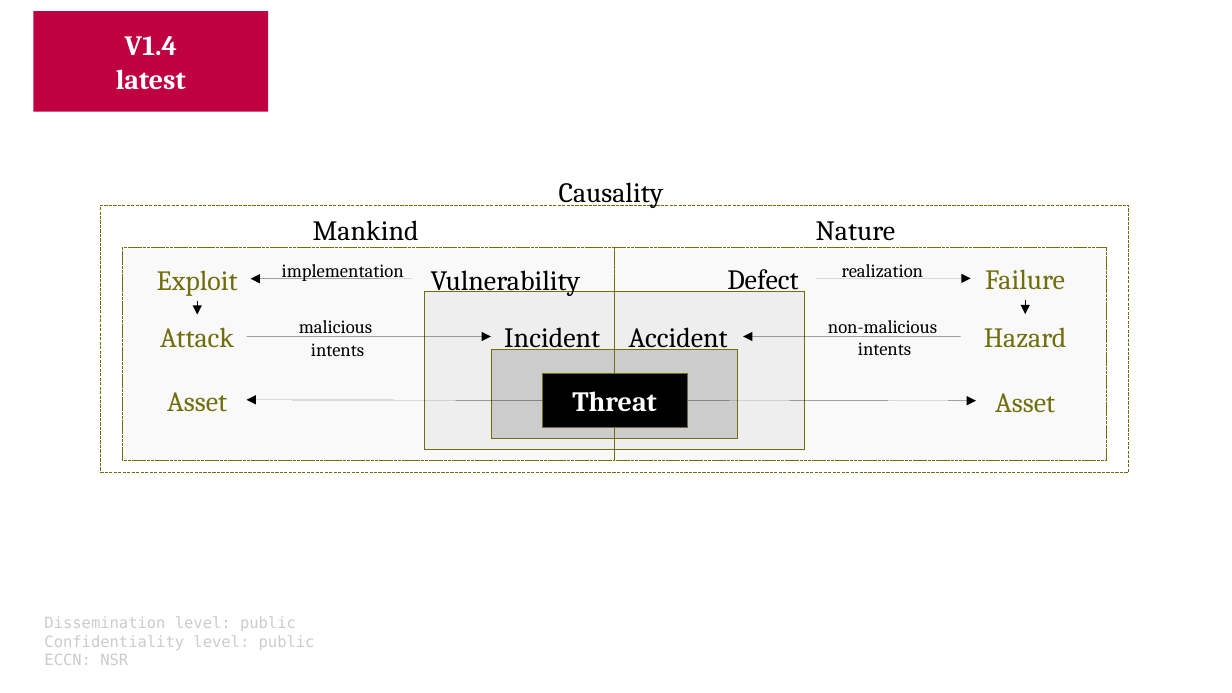
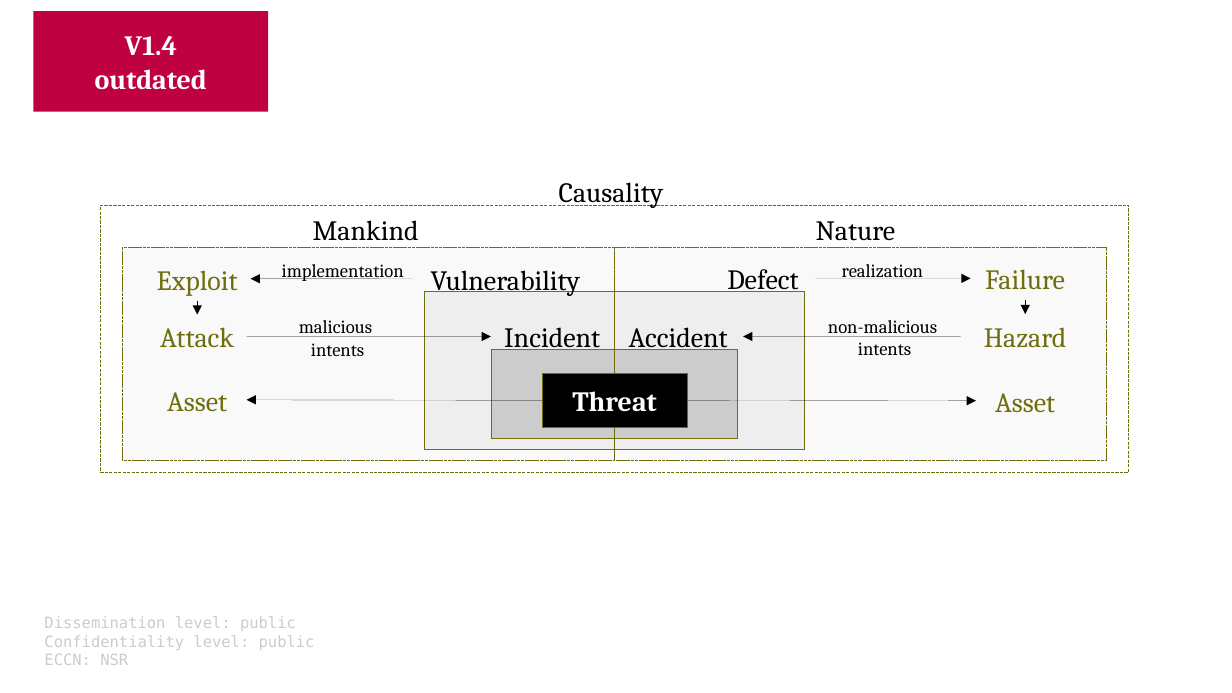
Before and after one commit to v-research/cybersecurity, a slide deck: slide 7 of images/v-research_images_v1.0.odp. Drawn at 1232x693 pixels with LibreOffice and Linux fonts; fonts in the diff are those of the drawing. Boxes give left, top, right and bottom in pixels: in the first picture for what was removed or moved away, otherwise in the second. Text is boxed around its words. In the diff, an @@ line names an element or a change of style, - is before the commit and + after.

```diff
--- a/images/v-research_images_v1.0.odp
+++ b/images/v-research_images_v1.0.odp
@@ text in rectangle at box(95, 69, 207, 90): text changed @@
-latest
+outdated
```
Also in this commit, not shown: 1 slide added.
